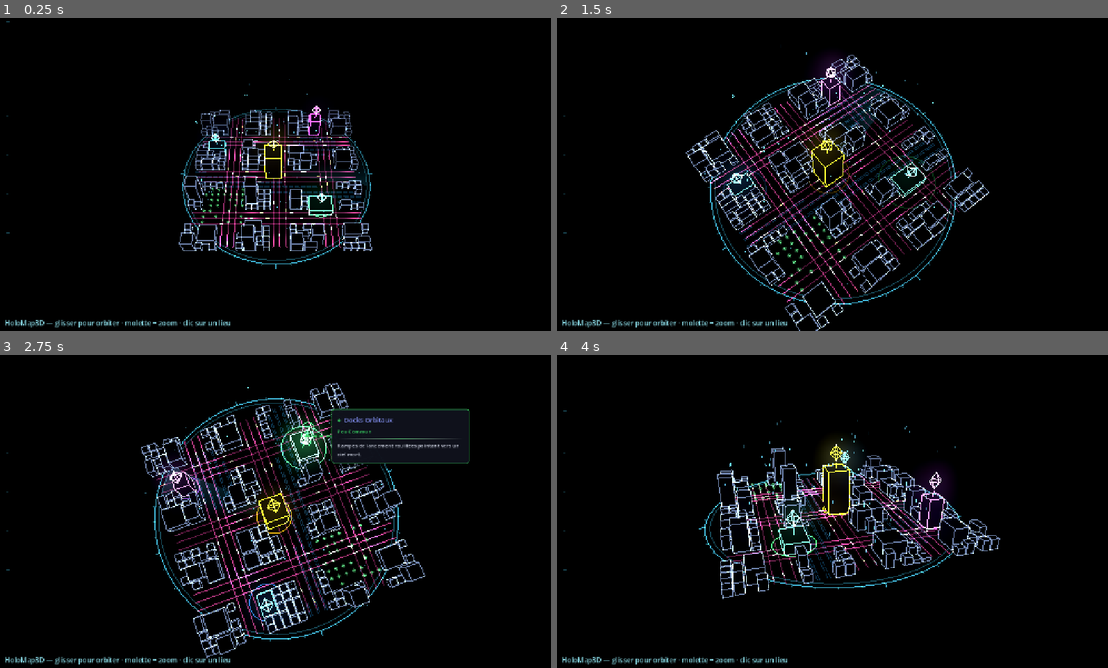
Above: before the commit, frames 1-4 (two rows, left to right).
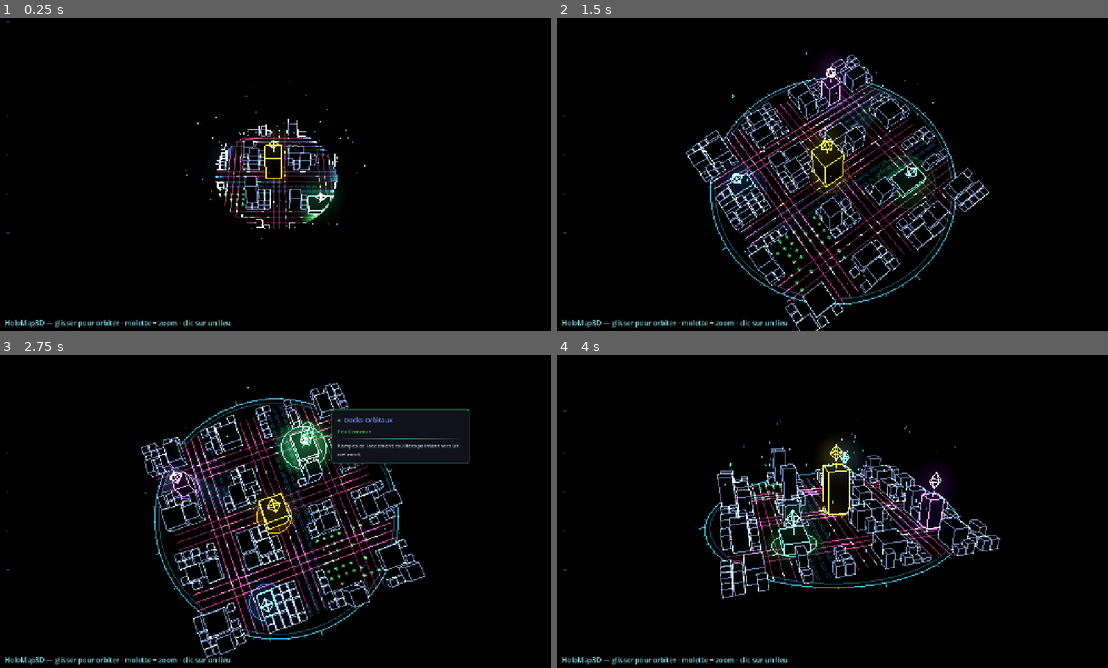
Above: after the commit, the same moments.

Repository: Rhend/Reliquary
Game: Godot game, scene res://scenes/holomap3d/holo_map_3d.tscn
Two runs of this game, one before a commit and one after it. Both use one fixed random seed, a clock stepped at 60 frames per second and the inputs below. This scene is started directly instead of the project's main scene.
Inputs (mouse positions are in pixels of both pictures, inside the frame that each line leads up to):
- Up to frame 1 (0.25 s): no input
- Up to frame 2 (1.5 s): tap Enter at 0.5, 0.6 s; move the mouse to (953, 158) at 0.52 s; hold Right 0.53-1.25 s; click (953, 158) at 0.67 s; tap Space (ui_select) at 0.77 s; drag from (722, 190) to (804, 237) at 1.27 s
- Up to frame 3 (2.75 s): move the mouse to (330, 442) at 2.02 s; hold Right from 2.03 s (still down); tap Enter at 2.1 s
- Up to frame 4 (4 s): release Right at 2.75 s; drag from (804, 574) to (667, 464) at 2.77 s; move the mouse to (997, 558) at 3.52 s; hold Left from 3.53 s (still down); tap Enter at 3.6 s; tap Space (ui_select) at 3.77 s

The runs differ from the first frame. In frame 1, 5.4% of the frame differs, in the area x 32-68%, y 19-81%; in frame 2, 0.5%; in frame 3, 1.2%; in frame 4, 0.2%.

Commit message:
feat(holomap3d): wave 3 — fenêtres allumées, halo sol, focus survol, matérialisation radiale
- (5) Matérialisation : remplace l'intro « ville qui monte » (peu lisible) par
  un REVEAL RADIAL — la carte se peint du centre vers les bords avec un front
  lumineux (reveal_r + discard dans holo_line/face/route/traffic, piloté par
  _set_reveal). La caméra s'approche en parallèle.
- (2) Fenêtres allumées : grille émissive scintillante sur les façades
  (holo_face + normales par face via HoloMesh3D.box_faces) → ville habitée.
- (3) Halo sol : disque dégradé tier-coloré sous chaque lieu (pulse, +intense
  au survol) → ancre les lieux.
- (4) Focus survol : le quartier autour du lieu survolé s'intensifie (focus_pos
  /force dans holo_line) pendant que le trafic ralentit et s'atténue.

Co-Authored-By: Claude Opus 4.8 <noreply@anthropic.com>

Diff:
--- a/scenes/holomap3d/HoloLocation3D.gd
+++ b/scenes/holomap3d/HoloLocation3D.gd
@@ -39,12 +39,14 @@
 var _pin: MeshInstance3D
 var _ring: MeshInstance3D
 var _beam: MeshInstance3D
+var _halo: MeshInstance3D
 var _pin_y := 0.0
 var _beam_a := 0.0          # opacité courante du faisceau (fondu au survol)
 var _mat_bat: ShaderMaterial
 var _mat_pin: ShaderMaterial
 var _mat_ring: ShaderMaterial
 var _mat_beam: ShaderMaterial
+var _mat_halo: ShaderMaterial
 
 const PIN_R := 0.26
 const PIN_H := 0.34
@@ -55,6 +57,7 @@
 	_mat_pin  = _mk_mat()
 	_mat_ring = _mk_mat()
 	_mat_beam = _mk_mat()
+	_mat_halo = _mk_mat()
 	_pin_y = hauteur + pin_float
 	_construire()
 
@@ -78,6 +81,12 @@
 
 func ancre_globale() -> Vector3:
 	return to_global(Vector3(0, _pin_y + PIN_H, 0))
+
+# Reveal d'intro : rayon de matérialisation poussé sur tous les matériaux.
+func set_reveal(r: float) -> void:
+	for m in [_mat_bat, _mat_pin, _mat_ring, _mat_beam, _mat_halo]:
+		if m != null:
+			m.set_shader_parameter("reveal_r", r)
 
 func _mk_mat() -> ShaderMaterial:
 	var m := ShaderMaterial.new()
@@ -115,6 +124,23 @@
 		bat.material_override = _mat_bat
 		add_child(bat)
 
+	# ── Halo au sol (disque dégradé tier-coloré, ancre le lieu) ──
+	var shd := SurfaceTool.new()
+	shd.begin(Mesh.PRIMITIVE_TRIANGLES)
+	var hrad := ring_radius * 1.5
+	var hseg := 28
+	for i in hseg:
+		var a0 := TAU * float(i) / float(hseg)
+		var a1 := TAU * float(i + 1) / float(hseg)
+		shd.set_color(Color(col, 0.40)); shd.add_vertex(Vector3.ZERO)
+		shd.set_color(Color(col, 0.0)); shd.add_vertex(Vector3(cos(a0) * hrad, 0, sin(a0) * hrad))
+		shd.set_color(Color(col, 0.0)); shd.add_vertex(Vector3(cos(a1) * hrad, 0, sin(a1) * hrad))
+	_halo = MeshInstance3D.new()
+	_halo.mesh = shd.commit()
+	_halo.material_override = _mat_halo
+	_halo.position = Vector3(0, 0.012, 0)
+	add_child(_halo)
+
 	# ── Anneau pulsant au sol ──
 	var sr := HoloMesh3D.st()
 	var nr := HoloMesh3D.circle(sr, Vector3.ZERO, ring_radius, col, 36)
@@ -168,6 +194,11 @@
 				(1.0 - phase) * (1.5 if _hover else 1.0))
 		_mat_ring.set_shader_parameter("emission_strength", 3.4 if _hover else 2.4)
 
+	# Halo au sol : respiration douce, plus intense au survol.
+	if is_instance_valid(_halo):
+		_mat_halo.set_shader_parameter("alpha_mult", (0.55 + 0.3 * pulse) * (1.6 if _hover else 1.0))
+		_mat_halo.set_shader_parameter("emission_strength", 1.9 if _hover else 1.2)
+
 	# Faisceau : fondu d'apparition au survol (disparaît hors survol).
 	if is_instance_valid(_beam):
 		_beam_a = lerpf(_beam_a, 1.0 if _hover else 0.0, 1.0 - exp(-10.0 * dt))
--- a/scenes/holomap3d/HoloMap3D.gd
+++ b/scenes/holomap3d/HoloMap3D.gd
@@ -157,6 +157,9 @@
 var _mat_trafic: ShaderMaterial
 var _distance_cible := 15.0
 var _intro_en_cours := false
+var _mats_reveal: Array[ShaderMaterial] = []   # matériaux supportant le reveal d'intro
+var _foc := 0.0                                # intensité courante du focus de survol
+var _focus_tw: Tween
 
 var _cols_route := {}
 var _rows_route := {}
@@ -253,6 +256,9 @@
 	for m: ShaderMaterial in [_mat_decor, _mat_ambiance, _mat_routes, _mat_trafic]:
 		m.set_shader_parameter("fog_debut", brume_debut)
 		m.set_shader_parameter("fog_fin", brume_fin)
+
+	# Matériaux qui réagissent au reveal d'intro (matérialisation radiale).
+	_mats_reveal = [_mat_decor, _mat_ambiance, _mat_routes, _mat_faces, _mat_trafic]
 
 func _setup_post() -> void:
 	var layer := CanvasLayer.new()
@@ -446,28 +452,38 @@
 	_radar.add_child(mi)
 	_monde.add_child(_radar)
 
-# ─── Intro : matérialisation (la ville monte du sol) + caméra ─
+# ─── Intro : MATÉRIALISATION RADIALE (la carte se peint du centre) + caméra ─
+# Un front lumineux s'étend du centre vers les bords ; au-delà du rayon courant,
+# la géométrie est masquée (discard shader) → la ville se dessine. La caméra
+# s'approche de loin en parallèle.
 func _jouer_intro() -> void:
 	_intro_en_cours = true
-	_monde.scale.y = 0.02
-	if is_instance_valid(_lieux_node):
-		_lieux_node.scale.y = 0.02
+	var max_r := _cgrid() * taille_cellule * 1.6 + 2.0
+	_set_reveal(0.0)
 	var d0 := _distance_cible * 1.7
 	distance = d0
 	var tw := create_tween().set_parallel(true)
-	tw.tween_property(_monde, "scale:y", 1.0, 0.85) \
-			.set_ease(Tween.EASE_OUT).set_trans(Tween.TRANS_BACK)
-	if is_instance_valid(_lieux_node):
-		tw.tween_property(_lieux_node, "scale:y", 1.0, 0.95) \
-				.set_ease(Tween.EASE_OUT).set_trans(Tween.TRANS_BACK)
-	tw.tween_method(_set_distance, d0, _distance_cible, 1.0) \
+	tw.tween_method(_set_reveal, 0.0, max_r, 1.15) \
+			.set_ease(Tween.EASE_OUT).set_trans(Tween.TRANS_QUAD)
+	tw.tween_method(_set_distance, d0, _distance_cible, 1.1) \
 			.set_ease(Tween.EASE_OUT).set_trans(Tween.TRANS_CUBIC)
 	tw.finished.connect(func() -> void:
 		_intro_en_cours = false
-		_distance_cible = distance)
+		_distance_cible = distance
+		_set_reveal(100000.0))   # désactive le clip une fois la carte peinte
 
 func _set_distance(v: float) -> void:
 	distance = v
+
+# Pousse le rayon de matérialisation sur tous les matériaux + les lieux.
+func _set_reveal(r: float) -> void:
+	for m in _mats_reveal:
+		if m != null:
+			m.set_shader_parameter("reveal_r", r)
+	if is_instance_valid(_lieux_node):
+		for c in _lieux_node.get_children():
+			if c is HoloLocation3D:
+				(c as HoloLocation3D).set_reveal(r)
 
 func _ajouter_mesh(mesh: ArrayMesh, nom: String, mat: Material = null) -> void:
 	if mesh == null:
@@ -688,6 +704,9 @@
 	_hovered = null
 	if is_instance_valid(_tooltip):
 		_tooltip.cacher()
+	if is_instance_valid(_focus_tw):
+		_focus_tw.kill()
+	_set_focus_amount(0.0)
 	if not is_instance_valid(_lieux_node):
 		_lieux_node = Node3D.new()
 		_lieux_node.name = "Lieux"
@@ -725,9 +744,30 @@
 		# Accent du tooltip = couleur de palier du lieu.
 		_tooltip.montrer(loc.lieu_nom, GameData.get_tier_name(loc.tier),
 				UIColors.tier_color(loc.tier), loc.lore, UIColors.tier_color(loc.tier))
+		_focus(loc.global_position, true)
 	elif _hovered == loc:
 		_hovered = null
 		_tooltip.cacher()
+		_focus(Vector3.ZERO, false)
+
+# Focus cinématographique : le quartier autour du lieu survolé s'intensifie
+# (halo dans holo_line) pendant que le trafic ralentit et s'atténue.
+func _focus(pos: Vector3, actif: bool) -> void:
+	if is_instance_valid(_focus_tw):
+		_focus_tw.kill()
+	if actif:
+		_mat_decor.set_shader_parameter("focus_pos", Vector2(pos.x, pos.z))
+	_focus_tw = create_tween()
+	_focus_tw.tween_method(_set_focus_amount, _foc, 1.0 if actif else 0.0, 0.3) \
+			.set_ease(Tween.EASE_OUT)
+
+func _set_focus_amount(v: float) -> void:
+	_foc = v
+	if _mat_decor != null:
+		_mat_decor.set_shader_parameter("focus_force", v)
+	if _mat_trafic != null:
+		_mat_trafic.set_shader_parameter("emission", lerpf(2.2, 0.7, v))
+		_mat_trafic.set_shader_parameter("vitesse", lerpf(vitesse_voitures, 0.03, v))
 
 func _on_lieu_clique(id: String) -> void:
 	lieu_selectionne.emit(id)
--- a/scenes/holomap3d/HoloMesh3D.gd
+++ b/scenes/holomap3d/HoloMesh3D.gd
@@ -19,15 +19,18 @@
 	s.begin(Mesh.PRIMITIVE_TRIANGLES)
 	return s
 
-static func _tri(s: SurfaceTool, a: Vector3, b: Vector3, c: Vector3) -> int:
-	s.add_vertex(a); s.add_vertex(b); s.add_vertex(c)
+static func _tri(s: SurfaceTool, a: Vector3, b: Vector3, c: Vector3, nrm: Vector3) -> int:
+	s.set_normal(nrm); s.add_vertex(a)
+	s.set_normal(nrm); s.add_vertex(b)
+	s.set_normal(nrm); s.add_vertex(c)
 	return 3
 
-static func _quad(s: SurfaceTool, a: Vector3, b: Vector3, c: Vector3, d: Vector3) -> int:
-	return _tri(s, a, b, c) + _tri(s, a, c, d)
+static func _quad(s: SurfaceTool, a: Vector3, b: Vector3, c: Vector3, d: Vector3, nrm: Vector3) -> int:
+	return _tri(s, a, b, c, nrm) + _tri(s, a, c, d, nrm)
 
 # Faces pleines d'une boîte (toit + 4 côtés ; sol omis, jamais visible).
-# Base centrée en `c` au sol, hauteur `sy` sur +Y.
+# Base centrée en `c` au sol, hauteur `sy` sur +Y. Normales posées par face
+# (orientent la grille de fenêtres dans holo_face).
 static func box_faces(s: SurfaceTool, c: Vector3, sx: float, sy: float, sz: float) -> int:
 	var hx := sx * 0.5
 	var hz := sz * 0.5
@@ -42,11 +45,11 @@
 	var t2 := Vector3(c.x + hx, y1, c.z + hz)
 	var t3 := Vector3(c.x - hx, y1, c.z + hz)
 	var n := 0
-	n += _quad(s, t0, t1, t2, t3)   # toit
-	n += _quad(s, b0, b1, t1, t0)
-	n += _quad(s, b1, b2, t2, t1)
-	n += _quad(s, b2, b3, t3, t2)
-	n += _quad(s, b3, b0, t0, t3)
+	n += _quad(s, t0, t1, t2, t3, Vector3(0, 1, 0))   # toit
+	n += _quad(s, b0, b1, t1, t0, Vector3(0, 0, -1))
+	n += _quad(s, b1, b2, t2, t1, Vector3(1, 0, 0))
+	n += _quad(s, b2, b3, t3, t2, Vector3(0, 0, 1))
+	n += _quad(s, b3, b0, t0, t3, Vector3(-1, 0, 0))
 	return n
 
 # Finalise (null si aucune ligne — évite un mesh vide invalide).
--- a/scenes/holomap3d/holo_face.gdshader
+++ b/scenes/holomap3d/holo_face.gdshader
@@ -1,23 +1,58 @@
 // ============================================================
-// holo_face.gdshader - Faces sombres semi-transparentes des bâtiments.
+// holo_face.gdshader - Faces sombres semi-transparentes + fenetres allumees.
 //
-// Remplit les faces extérieures de la boîte d'un bâtiment en couleur très
-// sombre + alpha réglable. ÉCRIT la profondeur (depth_draw_always) → les
-// arêtes/lignes des bâtiments DERRIÈRE sont occultées (anti-fouillis), tout
-// en laissant transparaître partiellement le fond. Les arêtes lumineuses
-// (holo_line, additif) sont dessinées APRÈS et par-dessus (render_priority
-// plus haut), donc restent nettes au-dessus de leurs faces.
+// Remplit les faces exterieures des batiments en couleur tres sombre + alpha
+// reglable, ECRIT la profondeur (occlusion anti-fouillis). Ajoute des FENETRES
+// allumees (grille emissive sur les facades, scintillement doux) -> ville
+// habitee. Supporte le REVEAL radial d'intro (discard au-dela de reveal_r).
 //
-// blend_mix (et non additif) : les faces ASSOMBRISSENT/masquent, elles
-// n'ajoutent pas de lumière. IMPORTANT : commentaires ASCII pur.
+// IMPORTANT : commentaires ASCII pur (parseur de shaders Godot).
 // ============================================================
 shader_type spatial;
 render_mode unshaded, cull_disabled, depth_draw_always, shadows_disabled;
 
-uniform vec4  face_color : source_color = vec4(0.02, 0.03, 0.06, 1.0); // très sombre, légèrement teinté
-uniform float opacite = 0.5;   // 0 = quasi transparent (holo) .. 1 = bien masquant
+uniform vec4  face_color : source_color = vec4(0.02, 0.03, 0.06, 1.0);
+uniform float opacite = 0.5;
+uniform float reveal_r = 100000.0;   // rayon de materialisation (intro)
+uniform vec4  fenetre_color : source_color = vec4(0.95, 0.85, 0.55, 1.0); // ambre chaud
+uniform float fenetre_densite = 0.16; // proportion de fenetres allumees
+uniform float fenetre_taille = 0.16;  // taille d'une fenetre (unites monde)
+
+varying vec3 w_pos;
+varying vec3 w_nrm;
+
+float h21(vec2 p) {
+	return fract(sin(dot(p, vec2(127.1, 311.7))) * 43758.5453);
+}
+
+void vertex() {
+	w_pos = (MODEL_MATRIX * vec4(VERTEX, 1.0)).xyz;
+	w_nrm = (MODEL_MATRIX * vec4(NORMAL, 0.0)).xyz;
+}
 
 void fragment() {
+	if (length(w_pos.xz) > reveal_r) {
+		discard;
+	}
+	// Fenetres : grille sur les 2 axes tangents a la face (selon la normale).
+	vec3 an = abs(w_nrm);
+	vec2 uvw;
+	if (an.x >= an.z && an.x >= an.y) {
+		uvw = vec2(w_pos.z, w_pos.y);
+	} else if (an.z >= an.x && an.z >= an.y) {
+		uvw = vec2(w_pos.x, w_pos.y);
+	} else {
+		uvw = vec2(w_pos.x, w_pos.z); // toit
+	}
+	vec2 g = uvw / fenetre_taille;
+	vec2 cell = floor(g);
+	vec2 f = fract(g);
+	float lit = step(1.0 - fenetre_densite, h21(cell));
+	float win = step(0.25, f.x) * step(f.x, 0.78) * step(0.3, f.y) * step(f.y, 0.82);
+	float tw = 0.55 + 0.45 * sin(TIME * 1.3 + h21(cell) * 53.0);
+	float w = lit * win * tw;
+
 	ALBEDO = face_color.rgb;
-	ALPHA = clamp(opacite, 0.0, 1.0);
+	EMISSION = fenetre_color.rgb * w * 1.4;
+	ALPHA = clamp(opacite + w * 0.5, 0.0, 1.0);  // fenetres allumees plus opaques
 }
--- a/scenes/holomap3d/holo_line.gdshader
+++ b/scenes/holomap3d/holo_line.gdshader
@@ -19,6 +19,11 @@
 uniform float fog_debut = 16.0;
 uniform float fog_fin = 30.0;
 uniform float fog_min = 0.25;           // alpha/intensite residuels au loin
+uniform float reveal_r = 100000.0;      // rayon de materialisation (intro)
+// Focus : halo de quartier qui s'allume autour de la position survolee.
+uniform vec2  focus_pos = vec2(0.0);
+uniform float focus_force = 0.0;        // 0..1
+uniform float focus_rayon = 2.2;
 
 varying vec3 w_pos;
 
@@ -27,10 +32,19 @@
 }
 
 void fragment() {
+	float dxz = length(w_pos.xz);
+	if (dxz > reveal_r) {
+		discard;
+	}
 	float d = distance(w_pos, CAMERA_POSITION_WORLD);
 	float fade = mix(1.0, fog_min, smoothstep(fog_debut, fog_fin, d));
-	vec3 c = COLOR.rgb * emission_strength * fade;
+	// Front lumineux de materialisation (anneau qui peint la carte).
+	float front = smoothstep(reveal_r - 0.6, reveal_r, dxz);
+	// Focus de quartier.
+	float foc = focus_force * (1.0 - smoothstep(0.0, focus_rayon, distance(w_pos.xz, focus_pos)));
+	float boost = 1.0 + 1.4 * foc + 2.5 * front;
+	vec3 c = COLOR.rgb * emission_strength * fade * boost;
 	ALBEDO = c;
 	EMISSION = c;
-	ALPHA = COLOR.a * alpha_mult * fade;
+	ALPHA = COLOR.a * alpha_mult * fade * (1.0 + 0.5 * foc + front);
 }
--- a/scenes/holomap3d/holo_route.gdshader
+++ b/scenes/holomap3d/holo_route.gdshader
@@ -21,6 +21,7 @@
 uniform float fog_debut = 16.0;
 uniform float fog_fin = 30.0;
 uniform float fog_min = 0.25;
+uniform float reveal_r = 100000.0;
 
 varying vec3 w_pos;
 
@@ -29,6 +30,9 @@
 }
 
 void fragment() {
+	if (length(w_pos.xz) > reveal_r) {
+		discard;
+	}
 	float u = UV.x;
 	float phase = fract(u * flux_frequence - TIME * flux_vitesse);
 	float pulse = exp(-pow((phase - 0.5) / 0.07, 2.0));  // pic etroit qui se deplace
--- a/scenes/holomap3d/holo_traffic.gdshader
+++ b/scenes/holomap3d/holo_traffic.gdshader
@@ -16,6 +16,7 @@
 uniform float fog_debut = 16.0;
 uniform float fog_fin = 30.0;
 uniform float fog_min = 0.25;
+uniform float reveal_r = 100000.0;
 
 varying vec3 w_pos;
 varying float v_a;
@@ -30,6 +31,9 @@
 }
 
 void fragment() {
+	if (length(w_pos.xz) > reveal_r) {
+		discard;
+	}
 	float d = distance(w_pos, CAMERA_POSITION_WORLD);
 	float fade = mix(1.0, fog_min, smoothstep(fog_debut, fog_fin, d));
 	vec3 c = COLOR.rgb * emission * fade;
